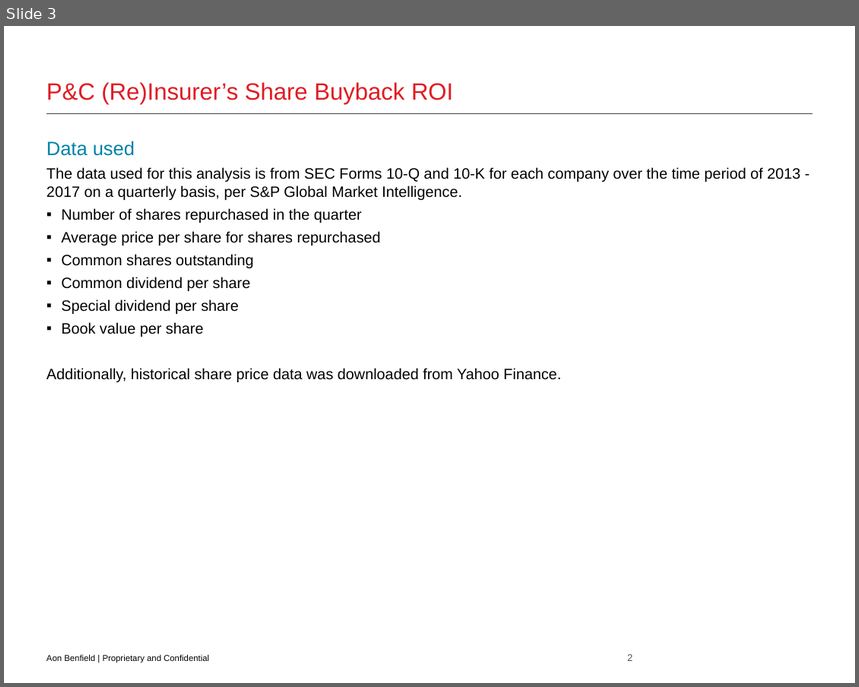
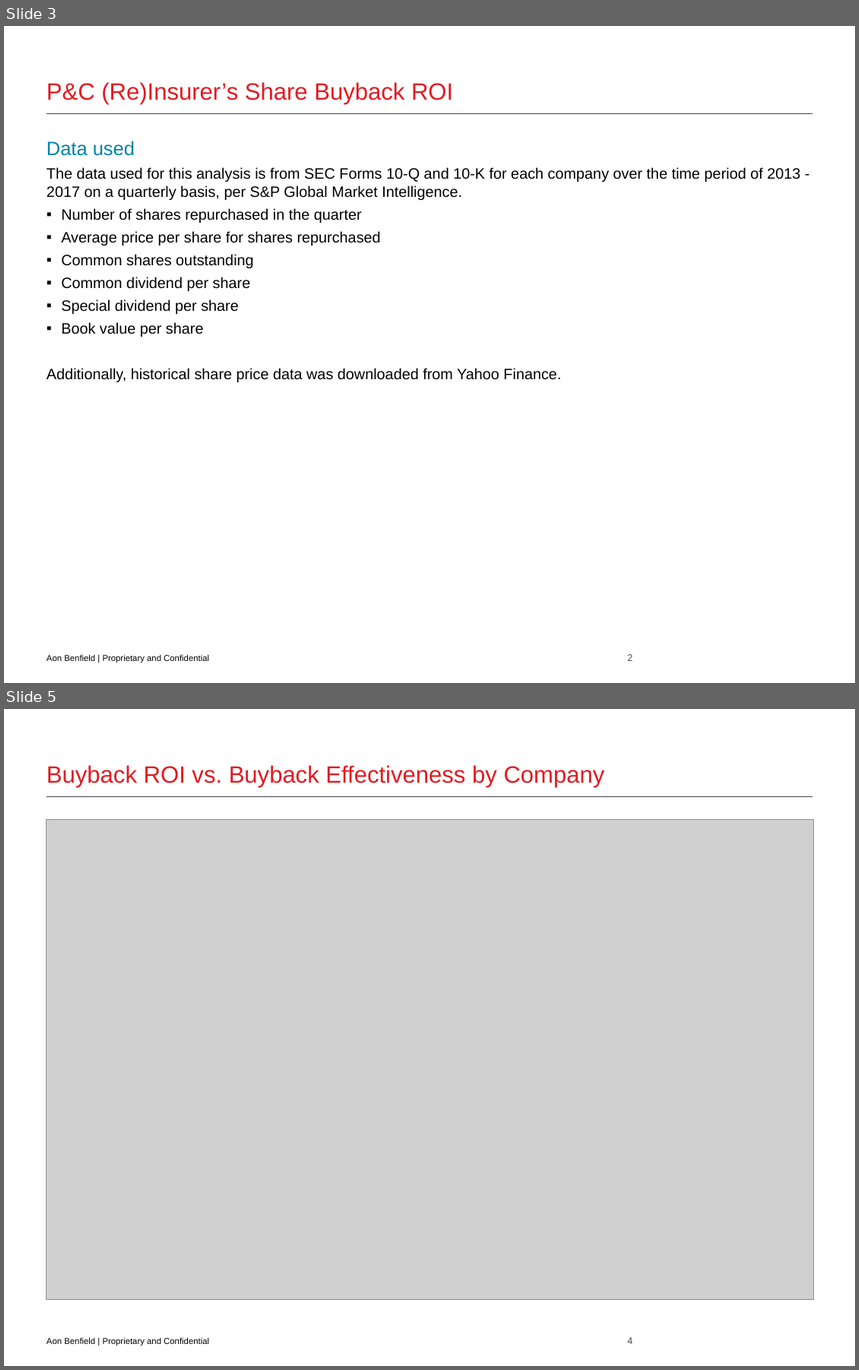
Before and after one commit to problemofpoints/buybackmath, a slide deck: share_buyback_roi2.pptx. Shown one above the other, each under a label of ours: slide 3 before the commit, slides 3 and 5 after it; the slides between them are not shown. The pictures are 859x687 and 859x1370 pixels, drawn with LibreOffice and Linux fonts; fonts in the diff are those of the drawing; grey boxes stand for pictures; background and template pictures are left out. Boxes give left, top, right and bottom in pixels: in the first picture for what was removed or moved away, otherwise in the second. Text is boxed around its words. In the diff, an @@ line names an element or a change of style, - is before the commit and + after.

```diff
--- a/share_buyback_roi2.pptx
+++ b/share_buyback_roi2.pptx
@@ slide 5 added at [4, 709, 855, 1366], background #FFFFFF; not listed: 3 template elements that a slide beside it also shows @@
@@ title added at [47, 765, 605, 788], 22 pt, text #E11B22 @@
+Buyback ROI vs. Buyback Effectiveness by Company
@@ picture added at [47, 820, 814, 1301] @@
```
Also in this commit, not shown: 1 slide changed, 2 other slides added, 1 slide removed, 1 other file.
